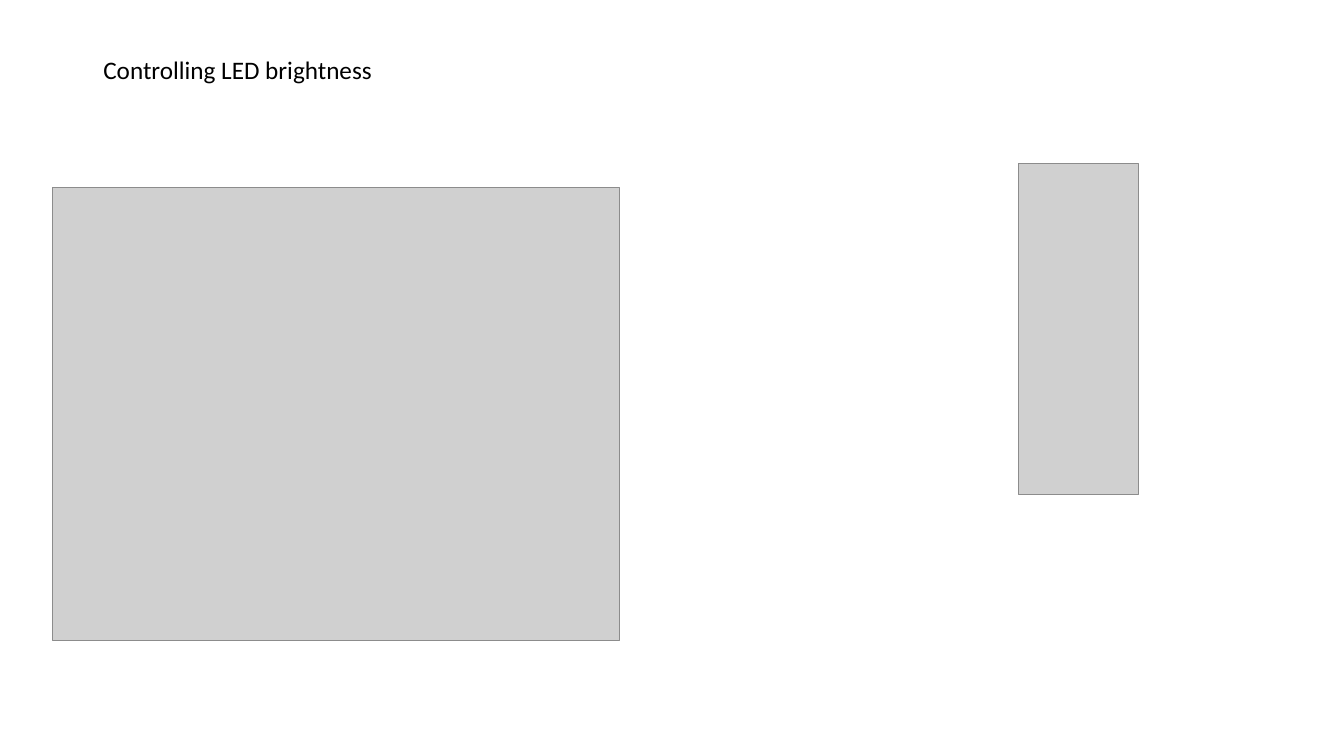
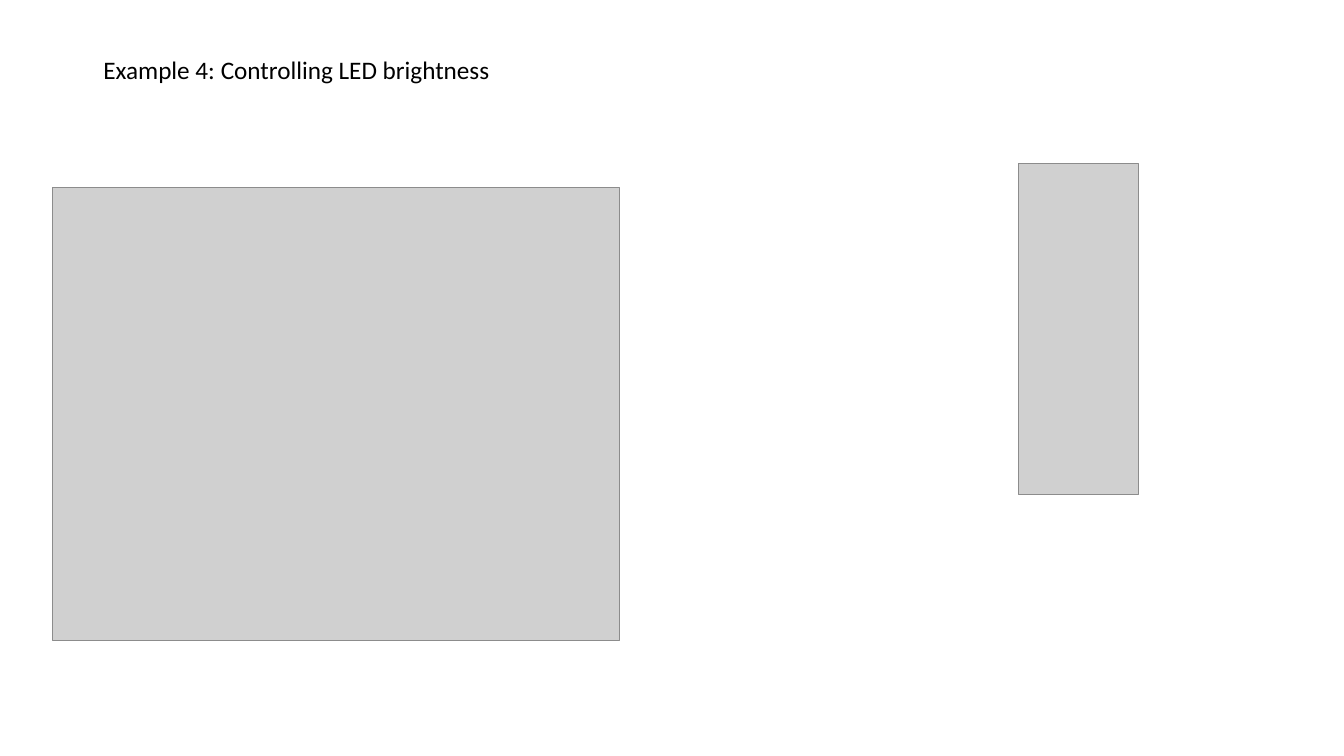
Before and after one commit to haq-m/MCTE3104-s1.1819, a slide deck: slide 14 of session-1/MCTE 3104 - ses01.pptx. Drawn at 1344x756 pixels with LibreOffice and Linux fonts; fonts in the diff are those of the drawing; grey boxes stand for pictures. Boxes give left, top, right and bottom in pixels: in the first picture for what was removed or moved away, otherwise in the second. Text is boxed around its words. In the diff, an @@ line names an element or a change of style, - is before the commit and + after.

```diff
--- a/session-1/MCTE 3104 - ses01.pptx
+++ b/session-1/MCTE 3104 - ses01.pptx
@@ text at (103,61,489,84): text changed @@
-Controlling LED brightness
+Example 4: Controlling LED brightness
```
Also in this commit, not shown: 8 other slides changed.
